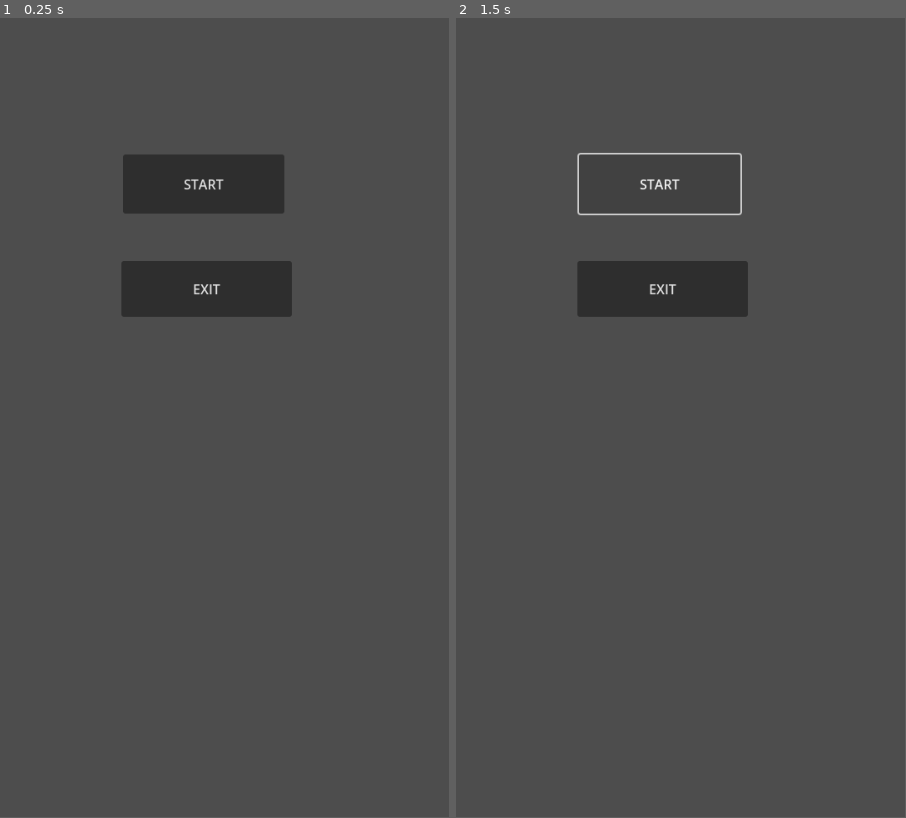
Above: before the commit, frames 1-2 (left to right).
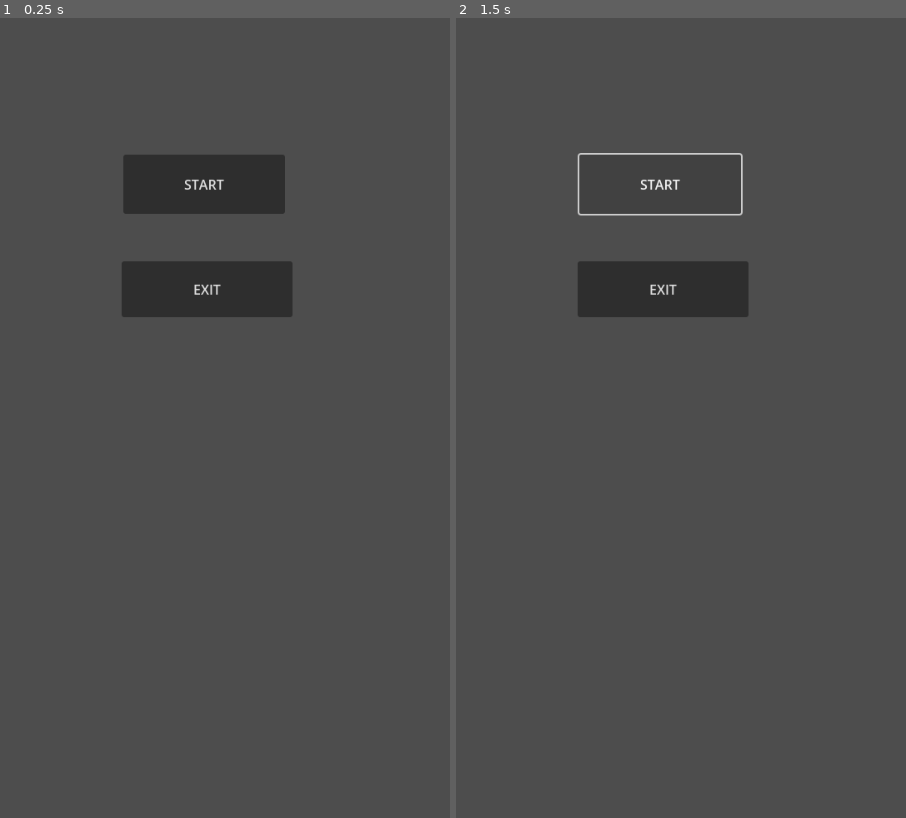
Above: after the commit, the same moments.

Repository: tonydamage/gazda-business
Game: Godot game, scene res://menu.tscn
Two runs of this game, one before a commit and one after it. Both use one fixed random seed, a clock stepped at 60 frames per second and the inputs below. Sound files missing from this copy of the repository are replaced by a short silence.
Inputs:
- Up to frame 1 (0.25 s): no input
- Up to frame 2 (1.5 s): click "START" at 0.5 s; click "START" at 1.25 s
In our replay, the window is 449x799 before the commit and 450x800 after it. These sizes can differ from the game's own. Grey fills any space a smaller window leaves; there, only what the larger window draws over its background counts as a difference.

The runs differ from the first frame. In frame 1, 0.1% of the frame differs, in the area x 40-50%, y 20-35%; in frame 2, 0.3%, in the area x 26-64%, y 16-35%.

Commit message:
Fixed Dragable for scaling on Android

Diff:
--- a/assets/Dragable.gd
+++ b/assets/Dragable.gd
@@ -21,7 +21,8 @@
 	if event is InputEventMouseMotion:
 		if event.button_mask == MOUSE_BUTTON_MASK_LEFT:
 			#get_parent().velocity = event.velocity
-			get_parent().velocity = (event.global_position - get_parent().global_position) * 60
+			get_parent().velocity = (event.position - get_parent().global_position) / get_physics_process_delta_time()
+			print_debug(event.global_position, get_parent().velocity)
 			get_parent().move_and_slide()
 		else:
 			print_debug("Drag stop")
--- a/project.godot
+++ b/project.godot
@@ -19,7 +19,8 @@
 
 window/size/viewport_width=540
 window/size/viewport_height=960
-window/size/resizable=false
+window/stretch/mode="viewport"
+window/handheld/orientation=1
 
 [input]
 
@@ -63,3 +64,4 @@
 
 textures/canvas_textures/default_texture_filter=0
 renderer/rendering_method="mobile"
+textures/vram_compression/import_etc2_astc=true
